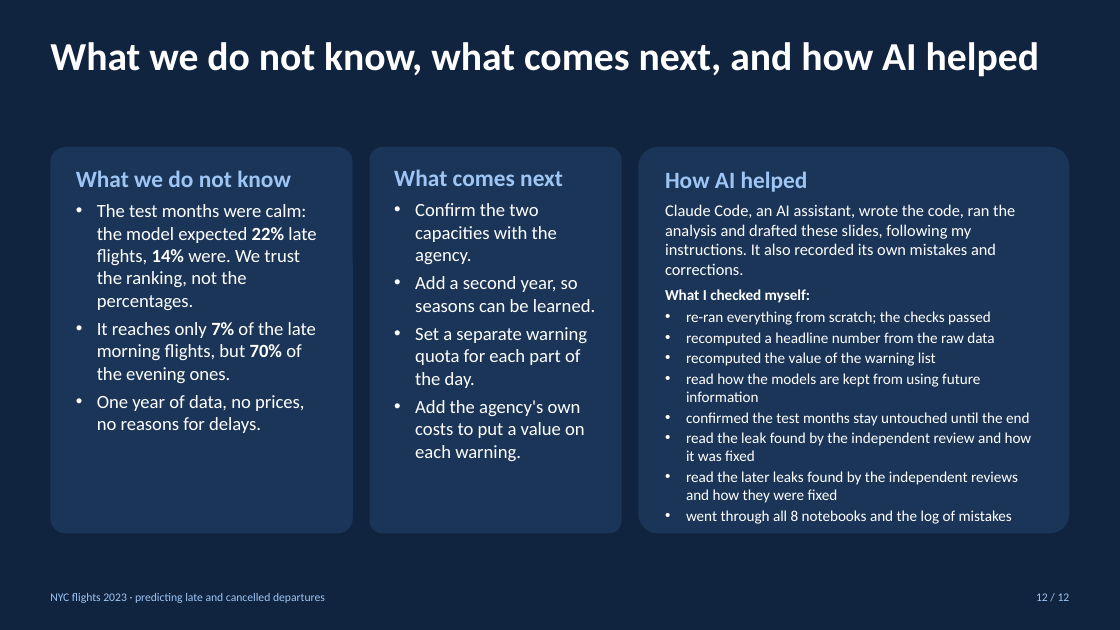
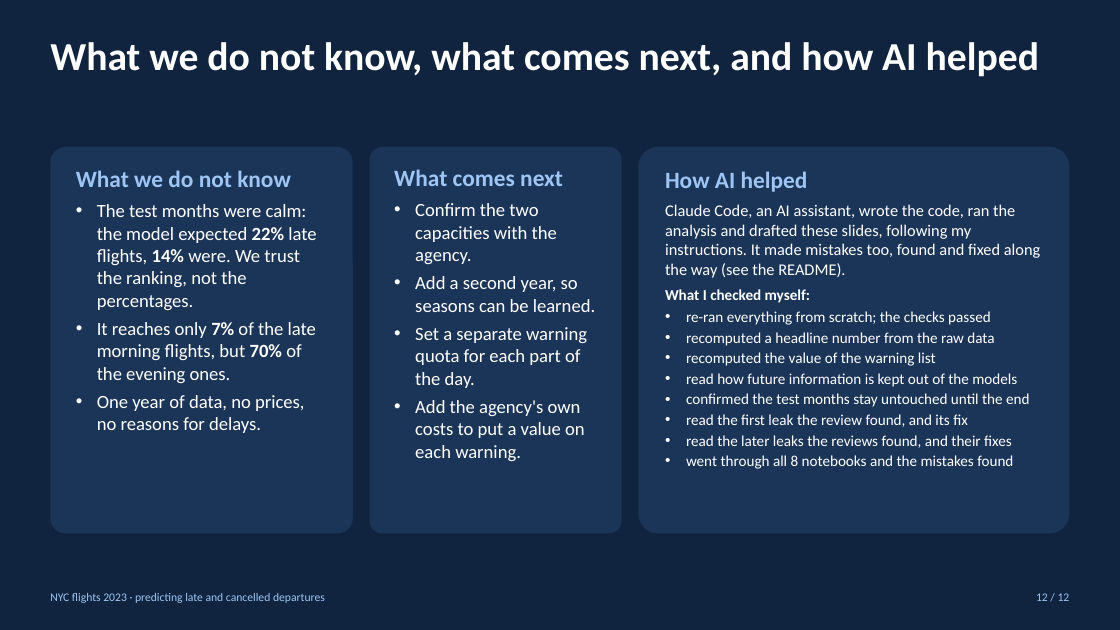
Before and after one commit to bssam99/nyc-flights-2023-delay-prediction, a slide deck: slide 12 of slides/deck.pptx. Drawn at 1120x630 pixels with LibreOffice and Linux fonts; fonts in the diff are those of the drawing. Boxes give left, top, right and bottom in pixels: in the first picture for what was removed or moved away, otherwise in the second. Text is boxed around its words. In the diff, an @@ line names an element or a change of style, - is before the commit and + after.

```diff
--- a/slides/deck.pptx
+++ b/slides/deck.pptx
@@ text in rounded rectangle at (x1=665, y1=204, x2=1040, y2=278): text changed @@
-Claude Code, an AI assistant, wrote the code, ran the analysis and drafted these slides, following my instructions. It also recorded its own mistakes and corrections.
+Claude Code, an AI assistant, wrote the code, ran the analysis and drafted these slides, following my instructions. It made mistakes too, found and fixed along the way (see the README).
@@ text in rounded rectangle at (x1=686, y1=373, x2=1017, y2=387): text changed @@
-• read how the models are kept from using future information
+• read how future information is kept out of the models
@@ text in rounded rectangle at (x1=686, y1=414, x2=1013, y2=469): text changed @@
-• read the leak found by the independent review and how it was fixed
-• read the later leaks found by the independent reviews and how they were fixed
-• went through all 8 notebooks and the log of mistakes
+• read the first leak the review found, and its fix
+• read the later leaks the reviews found, and their fixes
+• went through all 8 notebooks and the mistakes found
```
Also in this commit, not shown: 7 other slides changed, 21 other files.
